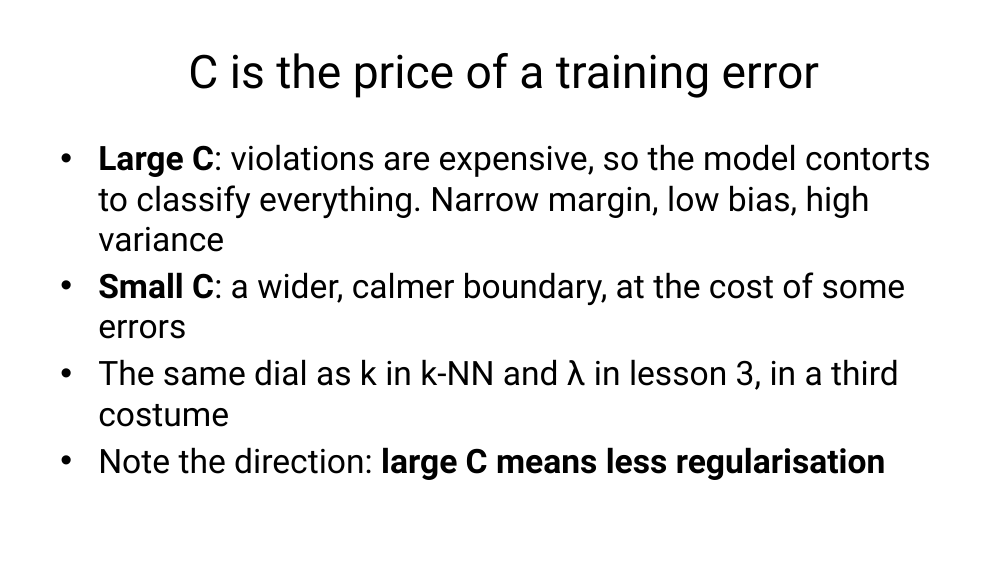
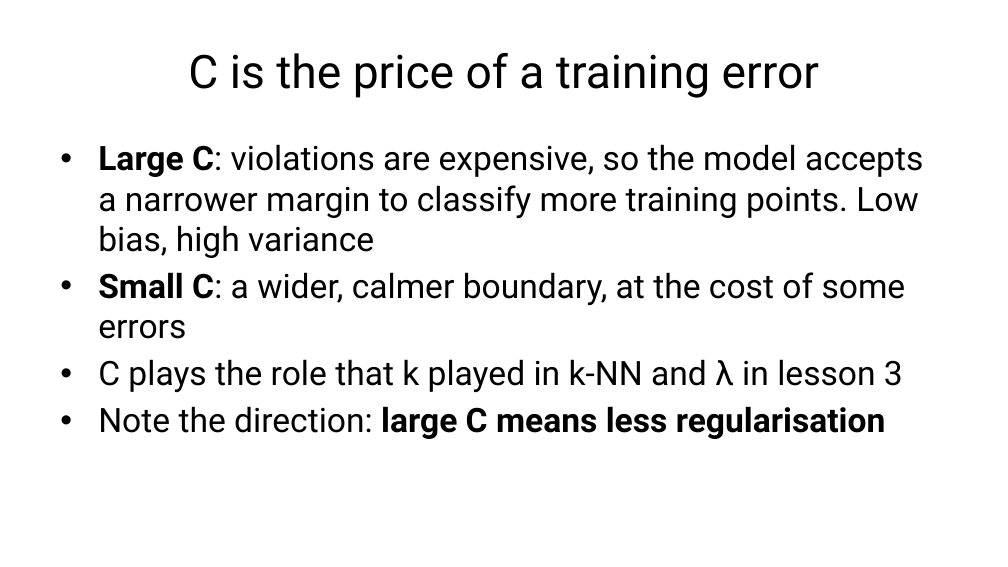
Before and after one commit to fabioantonini/technologies-for-artificial-intelligence, a slide deck: slide 50 of Lessons/06_knn_naive_bayes_svm/Slides/knn_naive_bayes_svm_slides.pptx. Drawn at 1008x567 pixels with LibreOffice and Linux fonts; fonts in the diff are those of the drawing; background and template pictures are left out. Boxes give left, top, right and bottom in pixels: in the first picture for what was removed or moved away, otherwise in the second. Text is boxed around its words. In the diff, an @@ line names an element or a change of style, - is before the commit and + after.

```diff
--- a/Lessons/06_knn_naive_bayes_svm/Slides/knn_naive_bayes_svm_slides.pptx
+++ b/Lessons/06_knn_naive_bayes_svm/Slides/knn_naive_bayes_svm_slides.pptx
@@ text at (x1=98, y1=144, x2=923, y2=258): text changed @@
-• Large C: violations are expensive, so the model contorts to classify everything. Narrow margin, low bias, high variance
+• Large C: violations are expensive, so the model accepts a narrower margin to classify more training points. Low bias, high variance
@@ text at (x1=98, y1=359, x2=903, y2=392): text changed @@
-• The same dial as k in k-NN and λ in lesson 3, in a third costume
+• C plays the role that k played in k-NN and λ in lesson 3
```
Also in this commit, not shown: 7 other slides changed, 1 slide added, 1 slide removed, 9 other files.
